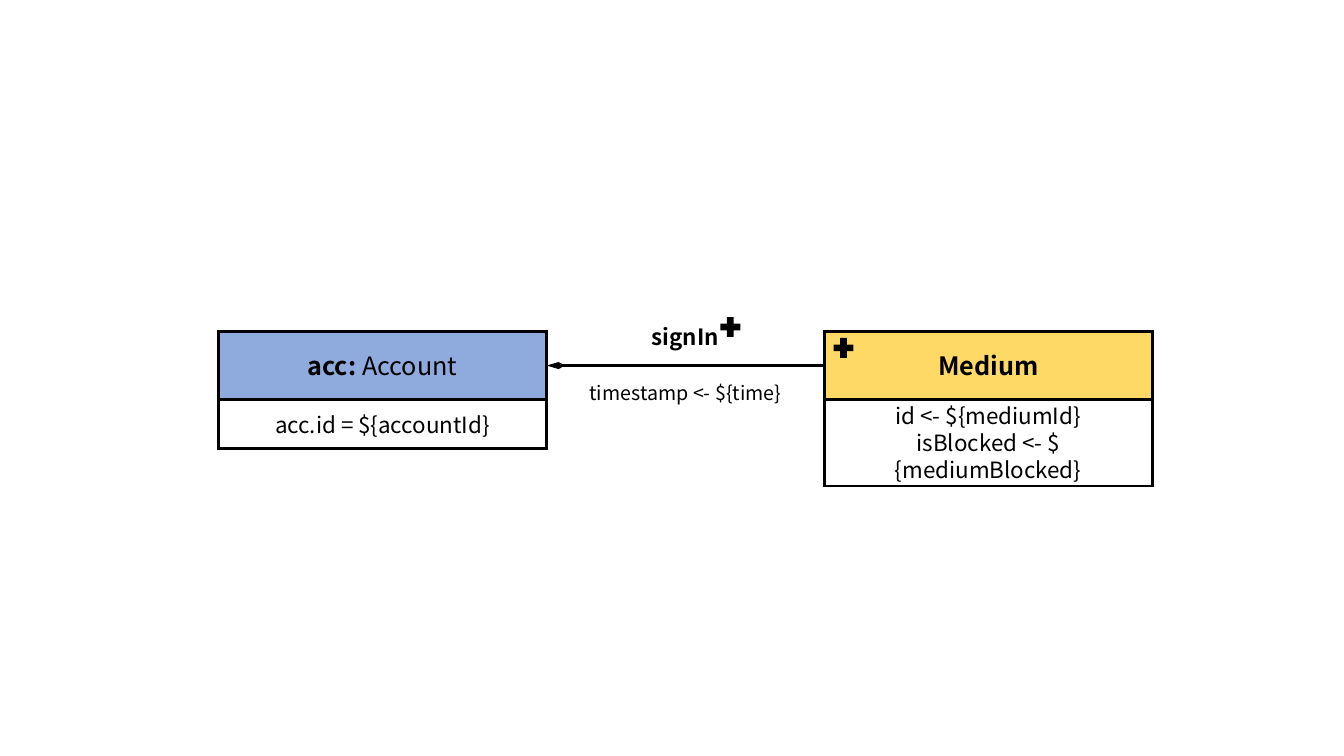
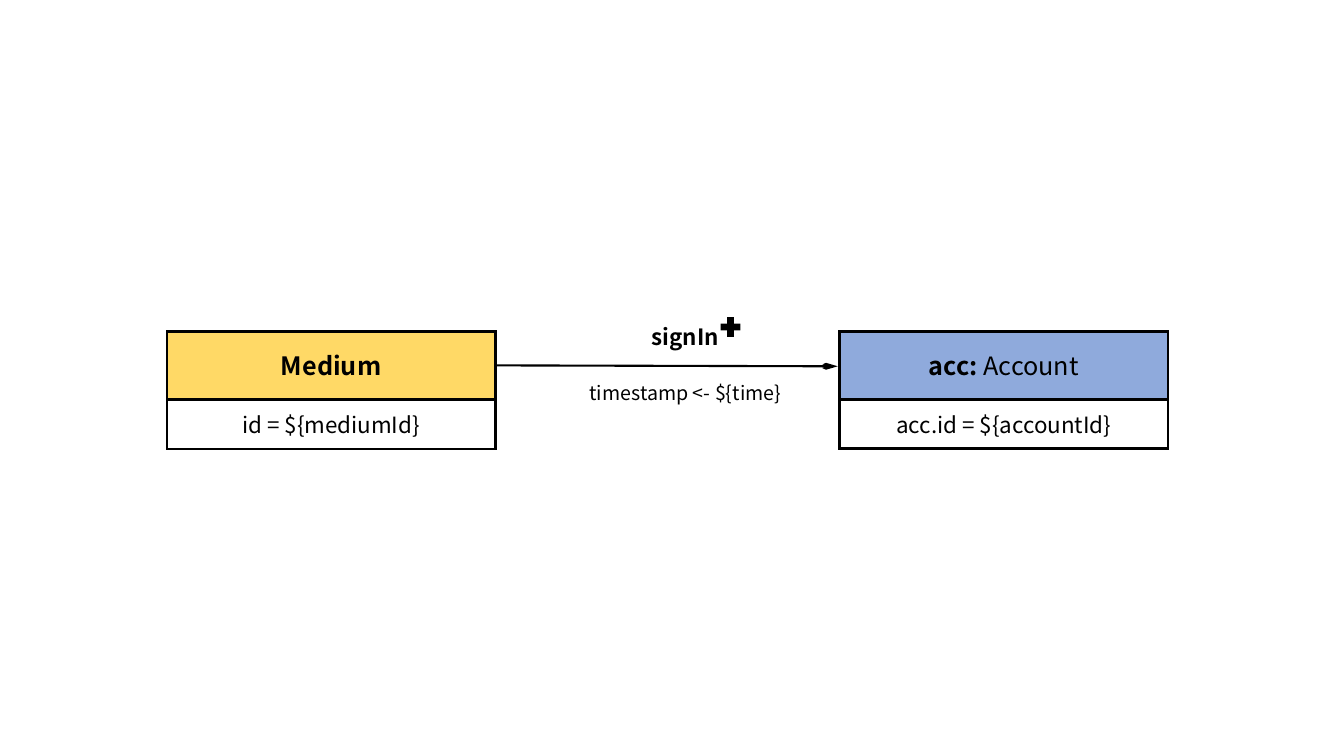
Before and after one commit to ldbc/ldbc_finbench_docs, a slide deck: slide 16 of patterns/transaction-write.pptx (slide 7 before the commit). Drawn at 1344x756 pixels with LibreOffice and Linux fonts; fonts in the diff are those of the drawing. Boxes give left, top, right and bottom in pixels: in the first picture for what was removed or moved away, otherwise in the second. Text is boxed around its words. In the diff, an @@ line names an element or a change of style, - is before the commit and + after.

```diff
--- a/patterns/transaction-write.pptx
+++ b/patterns/transaction-write.pptx
@@ rectangle "Medium" moved from (x1=825, y1=332, x2=1153, y2=400) to (x1=167, y1=332, x2=496, y2=400) @@
@@ plus removed at (x1=834, y1=338, x2=854, y2=358) @@
@@ rectangle "acc: Account" moved from (x1=219, y1=332, x2=547, y2=400) to (x1=840, y1=332, x2=1169, y2=400) @@
@@ arrow moved from (546, 366) - (825, 366) to (838, 366) - (495, 365) @@
@@ rectangle "id = ${mediumId}" resized from (x1=825, y1=399, x2=1153, y2=486) to (x1=167, y1=399, x2=496, y2=449) @@
@@ text in rectangle at (x1=242, y1=414, x2=420, y2=437): text changed @@
-id <- ${mediumId}
-isBlocked <- ${mediumBlocked}
+id = ${mediumId}
@@ rectangle "acc.id = ${accountId}" moved from (x1=219, y1=400, x2=547, y2=449) to (x1=840, y1=400, x2=1169, y2=449) @@
```
Also in this commit, not shown: 11 other slides changed, 5 slides added, 1 slide removed, 17 other files.
